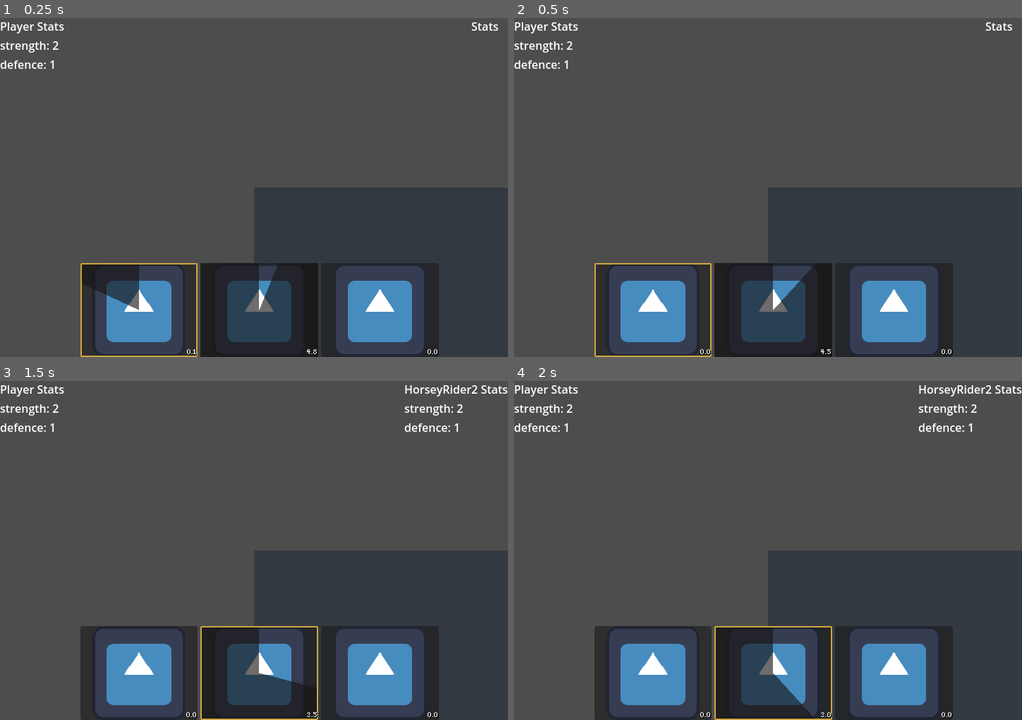
Above: before the commit, frames 1-4 (two rows, left to right).
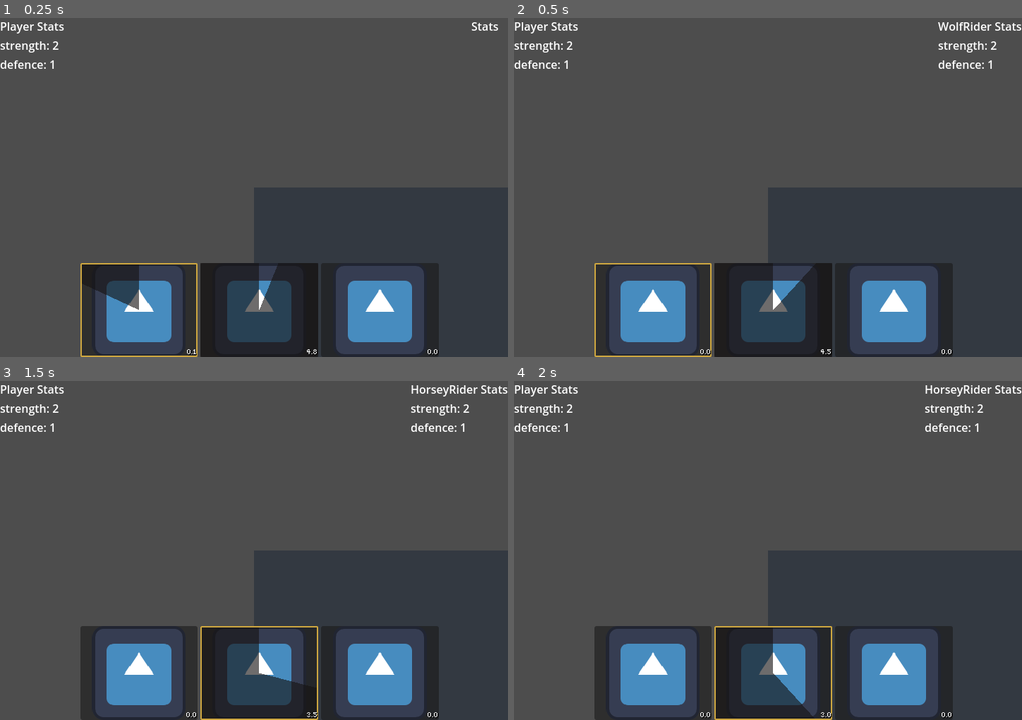
Above: after the commit, the same moments.

Repository: Snayff/not_quite_paradise4
Game: Godot game, scene res://world.tscn
The game is run twice, just before and just after one commit, with the same random seed, the same clock (stepped at 60 frames per second) and the same inputs. The engine's default icon, where the game draws it, is replaced by a stand-in: a white triangle on a blue panel in a dark square.
Inputs:
- Up to frame 1 (0.25 s): no input
- Up to frame 2 (0.5 s): no input
- Up to frame 3 (1.5 s): hold D (move_right) 0.53-1.25 s; tap Tab (next_active) at 0.6 s; click "0.0" at 1.25 s
- Up to frame 4 (2 s): no input

Frame 1 is identical in both runs. In frame 2, 0.5% of the frame differs, in the area x 83-100%, y 1-15%; in frame 3, 0.6%, in the area x 79-98%, y 1-15%; in frame 4, 0.6%.

Commit message:
fixed target's stat panel updating

Diff:
--- a/scenes/abcs/combat_active.gd
+++ b/scenes/abcs/combat_active.gd
@@ -153,7 +153,7 @@
 		target_actor = actor
 		if not target_actor.is_connected("died", set_target_actor):
 			target_actor.died.connect(set_target_actor.bind(null))  # to clear target
-		new_target.emit.bind(actor)
+		new_target.emit(actor)
 	else:
 		if _cooldown_timer.is_connected("timeout", cast):
 			# if no target then keep cooldown going but dont connect to the cast
--- a/scenes/abcs/physical_projectile.gd
+++ b/scenes/abcs/physical_projectile.gd
@@ -50,7 +50,7 @@
 
 func _process(delta: float) -> void:
 	if movement_component.distance_travelled >= travel_range:
-		print_debug("Projectile hit max range before hitting anything. ")
+		# print_debug("PhysicalProjectile: hit max range before hitting anything. ")
 		death_trigger.activate()
 
 ## trigger on hit effects, if target is valid
--- a/scripts/components/functionals/combat_active_container.gd
+++ b/scripts/components/functionals/combat_active_container.gd
@@ -57,9 +57,6 @@
 	_update_actives_with_component_links()
 	_connect_to_actives_signals()
 
-func _process(delta: float) -> void:
-	pass
-
 func _unhandled_input(event: InputEvent) -> void:
 	var next_active: bool = Input.is_action_just_pressed(&"next_active")
 	var cast_active: bool = Input.is_action_just_pressed(&"use_active")
@@ -95,7 +92,9 @@
 func _connect_to_actives_signals() -> void:
 	for active in _actives:
 		active.now_ready.connect(func(): _ready_actives.append(active))
-		active.now_ready.connect(has_ready_active.emit)#
+		active.now_ready.connect(has_ready_active.emit)
+	if selected_active:
+		selected_active.new_target.connect(_emit_new_target)
 
 ## emit the new_target signal
 ##
Not shown: 3 places in scenes/abcs/combat_actor.tscn that only renumber resources
Not shown, changed: todo.txt
